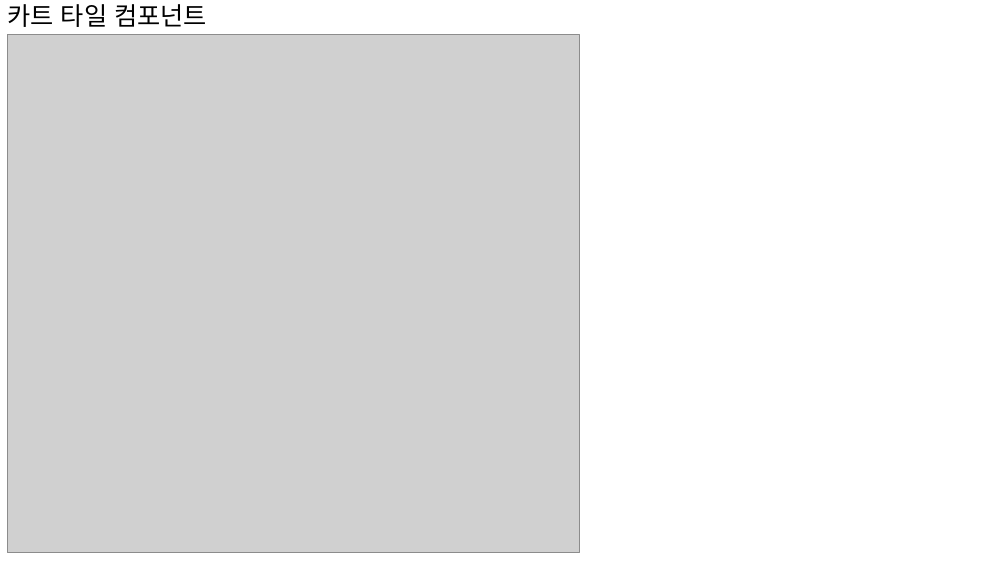
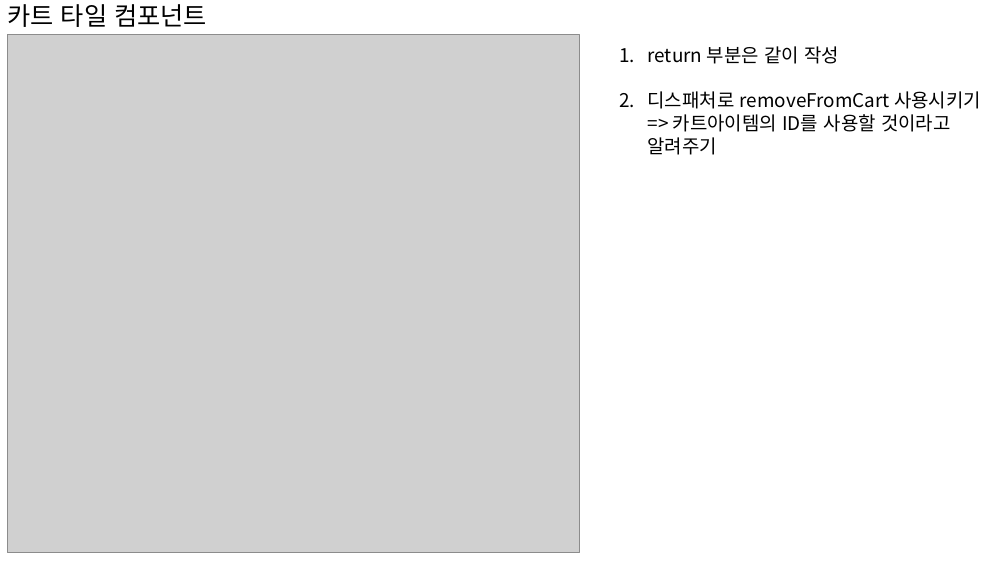
Before and after one commit to sonsungjong/react_shopping_cart, a slide deck: slide 18 of 쇼핑카트 자료.pptx (slide 16 before the commit). Drawn at 1008x567 pixels with LibreOffice and Linux fonts; fonts in the diff are those of the drawing; grey boxes stand for pictures. Boxes give left, top, right and bottom in pixels: in the first picture for what was removed or moved away, otherwise in the second. Text is boxed around its words. In the diff, an @@ line names an element or a change of style, - is before the commit and + after.

```diff
--- a/쇼핑카트 자료.pptx
+++ b/쇼핑카트 자료.pptx
@@ text added at [648,46,981,155], 18 pt, text #000000 @@
+1. return 부분은 같이 작성
+2. 디스패처로 removeFromCart 사용시키기 => 카트아이템의 ID를 사용할 것이라고 알려주기
```
Also in this commit, not shown: 7 other slides changed, 3 slides added, 1 slide removed.
